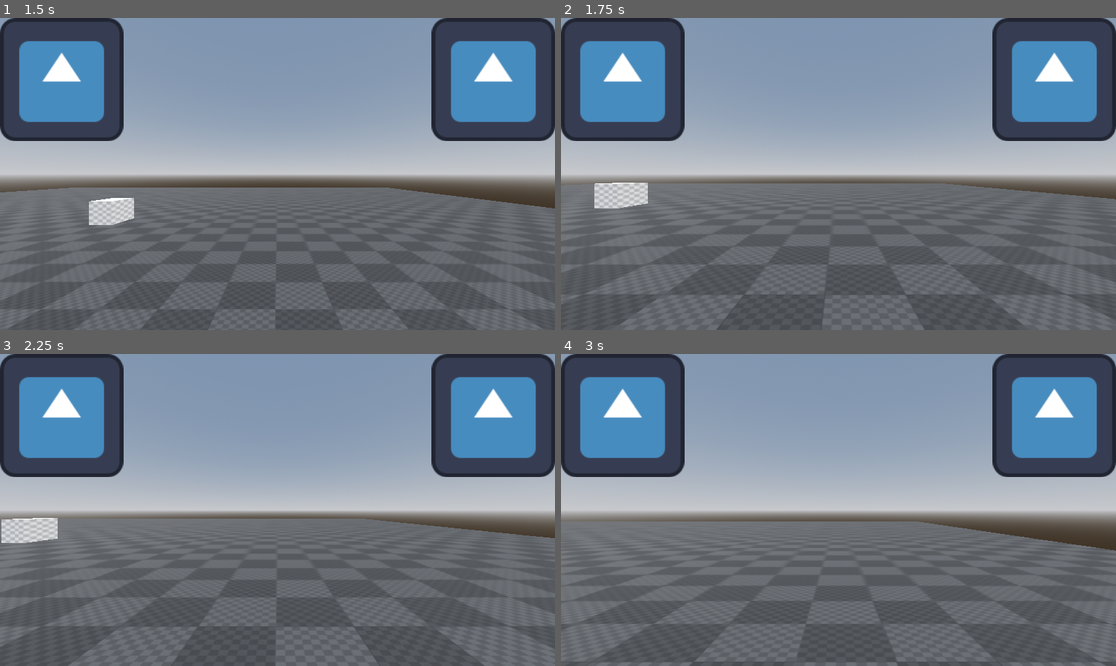
Above: before the commit, frames 1-4 (two rows, left to right).
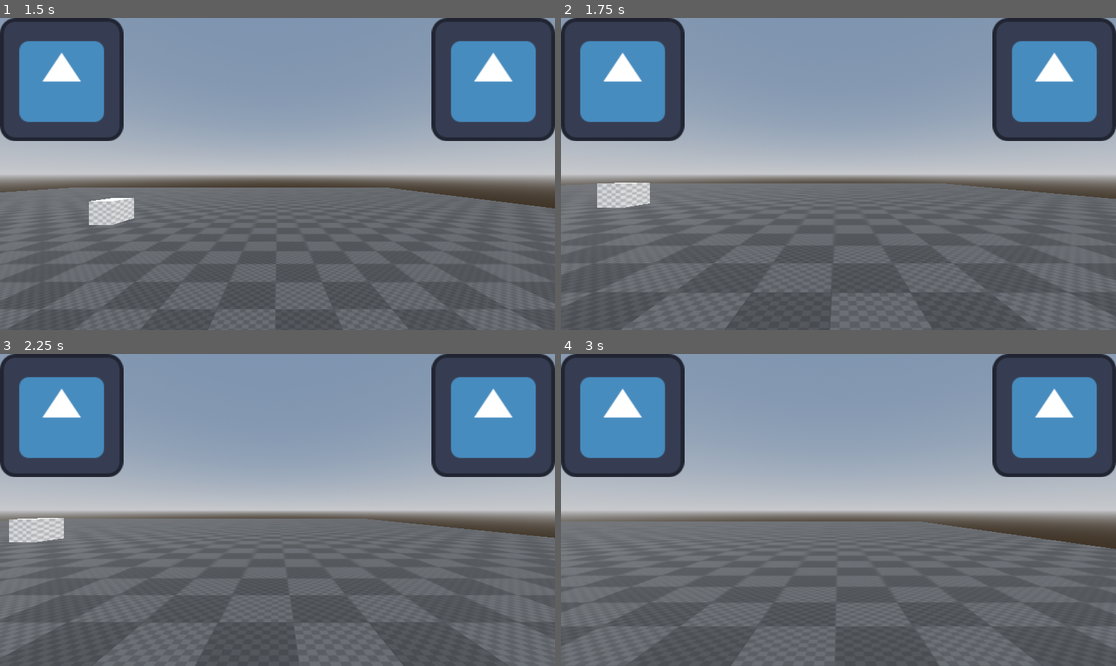
Above: after the commit, the same moments.

Repository: created-by-KHVL/Mobile-character-controller-Godot-4
Game: Godot game, scene res://Scenes/Environment.tscn
Two runs of this game, one before a commit and one after it. Both use one fixed random seed, a clock stepped at 60 frames per second and the inputs below. The engine's default icon, where the game draws it, is replaced by a stand-in: a white triangle on a blue panel in a dark square.
Inputs (mouse positions are in pixels of both pictures, inside the frame that each line leads up to):
- Up to frame 1 (1.5 s): tap Enter at 0.5 s; move the mouse to (399, 158) at 0.52 s; hold D (move_right) 0.53-1.25 s; hold Shift (run) 0.53-1.25 s; click (399, 158) at 0.67 s; tap Space (jump) at 0.77 s; drag from (166, 189) to (249, 236) at 1.27 s
- Up to frame 2 (1.75 s): no input
- Up to frame 3 (2.25 s): move the mouse to (333, 441) at 2.02 s; hold D (move_right) from 2.03 s (still down); hold Shift (run) from 2.03 s (still down)
- Up to frame 4 (3 s): release D (move_right) at 2.75 s; release Shift (run) at 2.75 s; drag from (810, 572) to (672, 463) at 2.77 s

Frame 1 is identical in both runs. In frame 2, 1.0% of the frame differs, in the area x 0-100%, y 52-100%; in frame 3, 3.1%; in frame 4, 4.3%, in the area x 0-100%, y 53-100%.
Error before the commit: Invalid access to property or key 'left_finger_length' on a base object of type 'Node (Touch_input_.gd)'. (res://Scripts/Player_controller.gd:72)

Commit message:
Small changes in left_finger_action function

Diff:
--- a/Scripts/Touch_input_.gd
+++ b/Scripts/Touch_input_.gd
@@ -7,6 +7,8 @@
 
 var first_left_finger_index: int = -1
 var first_right_finger_index: int = -1
+
+var left_finger_length: float
 
 var half_screen_size: Vector2
 var left_finger_start_position: Vector2
@@ -70,15 +72,19 @@
 		right_finger_current_position = event.position
 
 func left_finger_action(delta):
-	var left_finger_length: float = left_finger_start_position.distance_to(left_finger_current_position) / 10
-	const deadzone_length = 10
+	const smooth_value: int = 100
+	left_finger_length = left_finger_start_position.distance_to(left_finger_current_position) / smooth_value
+	left_finger_length = clampf(left_finger_length, 0.0, 1.0)
+
+	var finger_length: float = left_finger_start_position.distance_to(left_finger_current_position) / 10
+	const deadzone_length = 0.5
 
 	if left_finger_length > deadzone_length:
 		left_finger_direction = left_finger_start_position.direction_to(left_finger_current_position) * delta
 
 func right_finger_action(delta):
-	var right_finger_length: float = right_finger_start_position.distance_to(right_finger_current_position) / 10
+	var finger_length: float = right_finger_start_position.distance_to(right_finger_current_position) / 10
 	const deadzone_length = 10
 
-	if right_finger_length > deadzone_length:
+	if finger_length > deadzone_length:
 		right_finger_direction = right_finger_start_position.direction_to(right_finger_current_position) * delta
